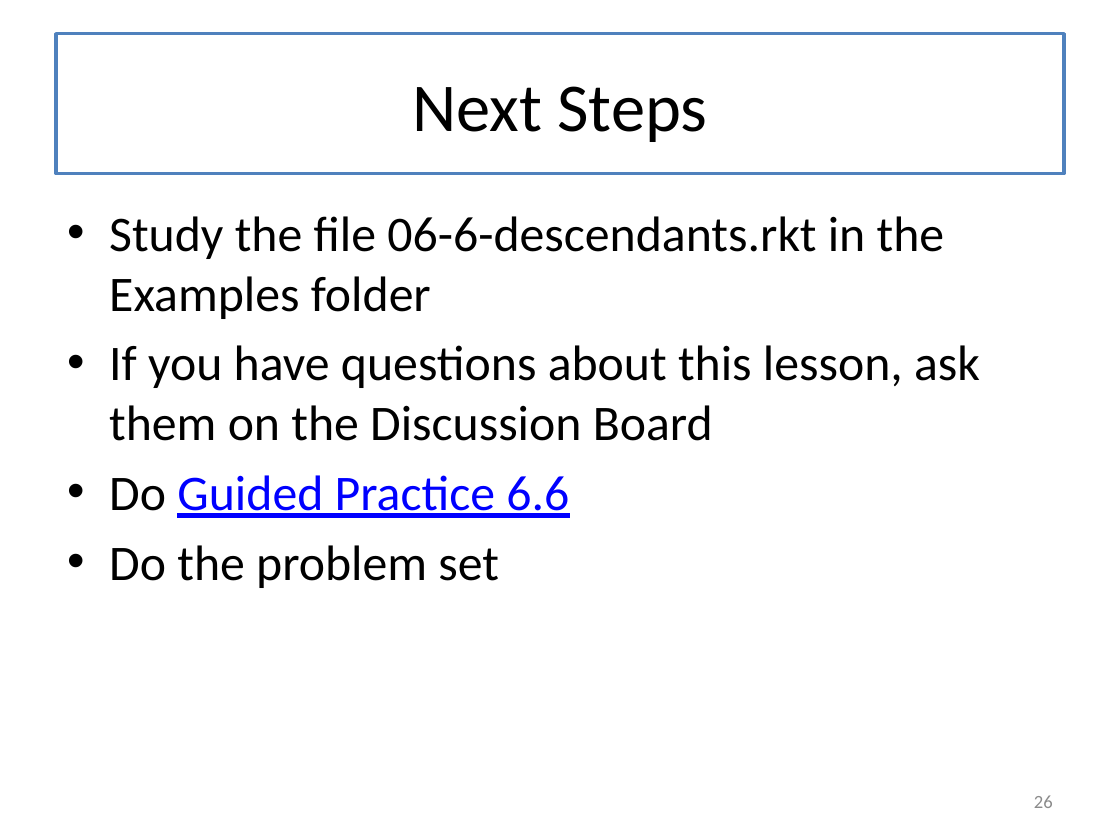
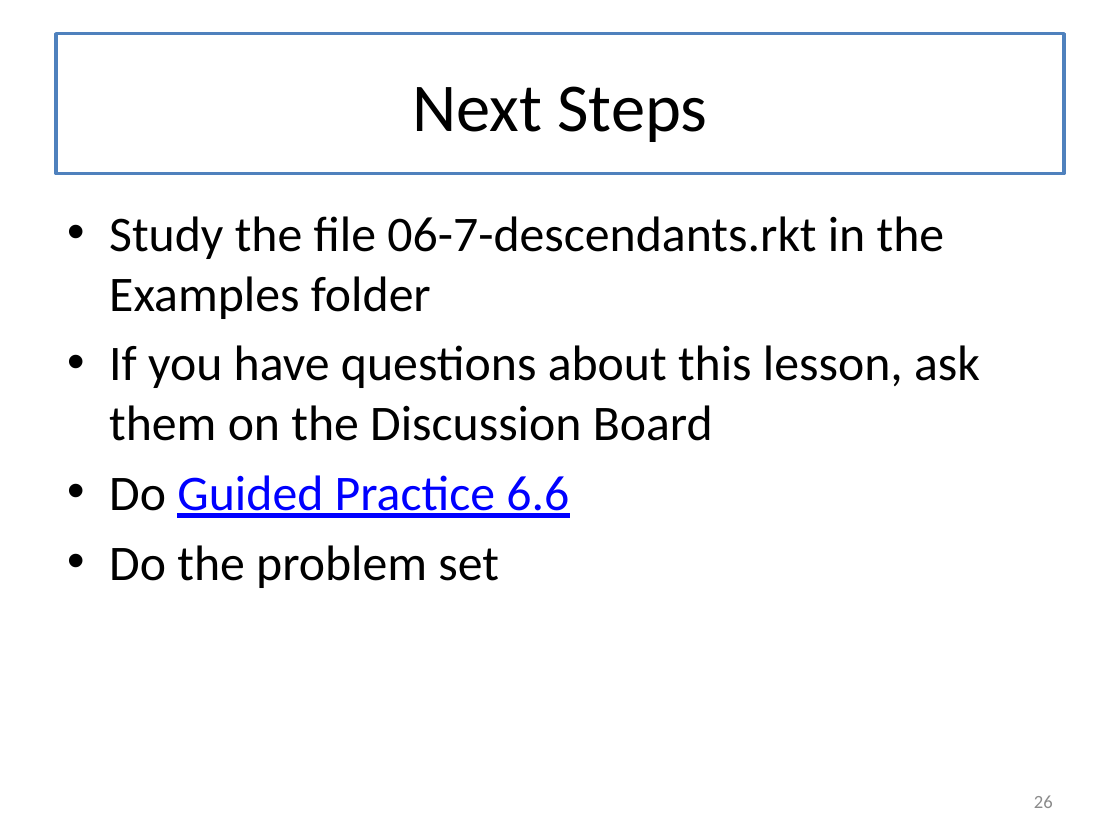
Before and after one commit to mwand/cs5010f16, a slide deck: slide 26 of Slides/Lesson 6.6 Multi-Way Trees.pptx. Drawn at 1120x840 pixels with LibreOffice and Linux fonts; fonts in the diff are those of the drawing. Boxes give left, top, right and bottom in pixels: in the first picture for what was removed or moved away, otherwise in the second. Text is boxed around its words. In the diff, an @@ line names an element or a change of style, - is before the commit and + after.

```diff
--- a/Slides/Lesson 6.6 Multi-Way Trees.pptx
+++ b/Slides/Lesson 6.6 Multi-Way Trees.pptx
@@ text at [109, 216, 945, 319]: text changed @@
-• Study the file 06-6-descendants.rkt in the Examples folder
+• Study the file 06-7-descendants.rkt in the Examples folder
```
Also in this commit, not shown: 7 other files.
